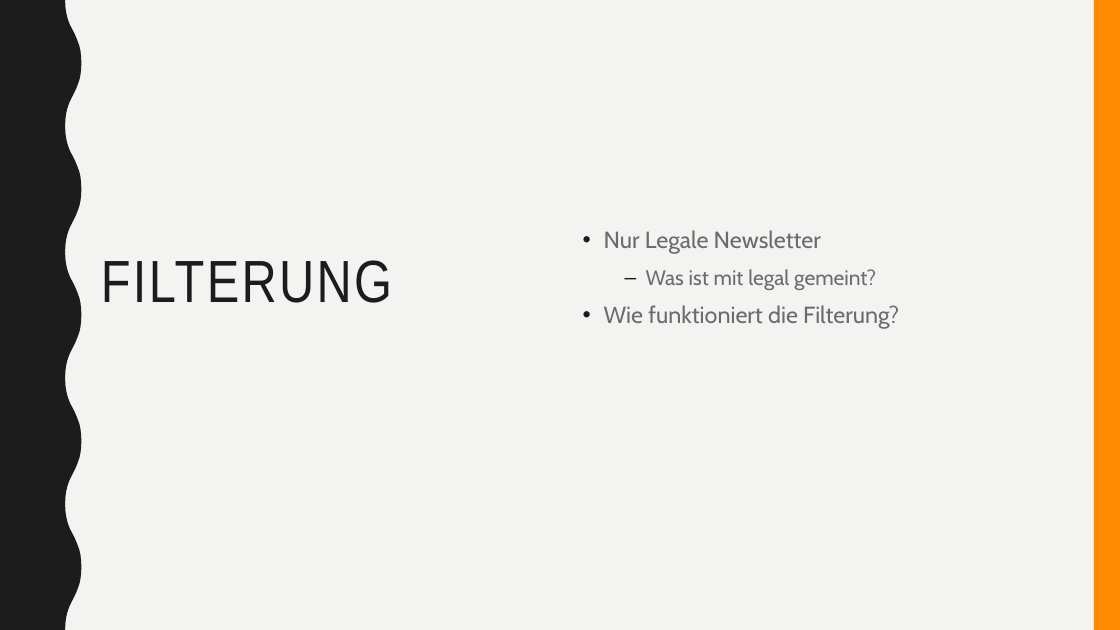
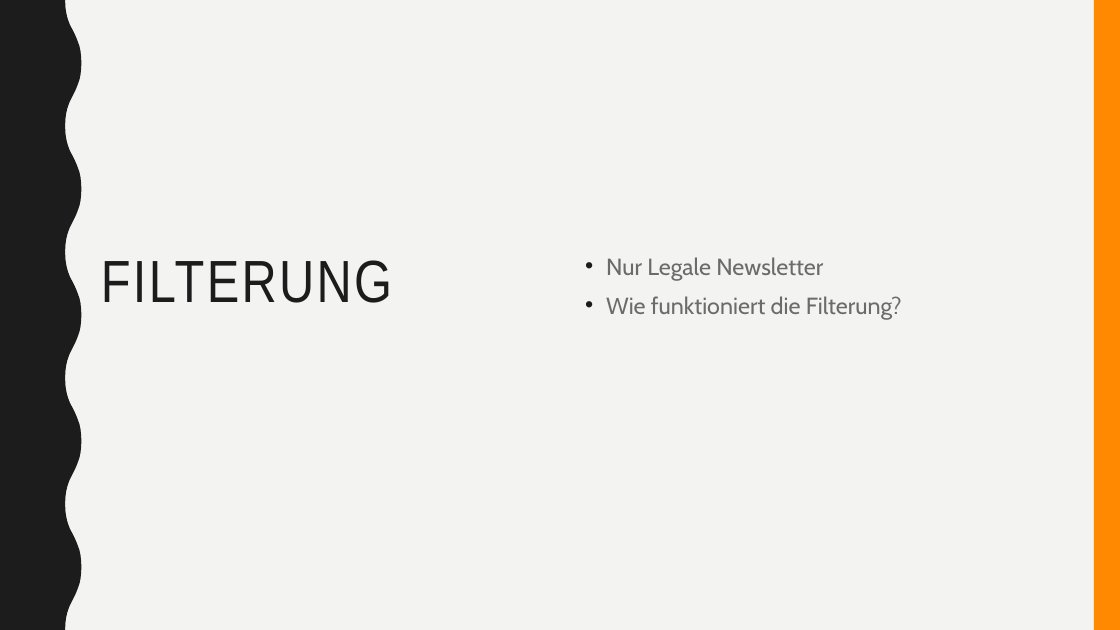
Before and after one commit to Catnessity/Email_Manager, a slide deck: slide 3 of C_Mail.pptx. Drawn at 1120x630 pixels with LibreOffice and Linux fonts; fonts in the diff are those of the drawing. Boxes give left, top, right and bottom in pixels: in the first picture for what was removed or moved away, otherwise in the second. Text is boxed around its words. In the diff, an @@ line names an element or a change of style, - is before the commit and + after.

```diff
--- a/C_Mail.pptx
+++ b/C_Mail.pptx
@@ text "Nur Legale Newsletter": place and size @@
-text "Nur Legale Newsletter" at (604,230,899,329)
+text "Nur Legale Newsletter" at (606,257,902,320)
@@ text at (646,269,876,290): paragraph removed @@
-  – Was ist mit legal gemeint?
```
Also in this commit, not shown: 2 other slides changed, 5 slides added, 4 slides removed, 1 other file.
